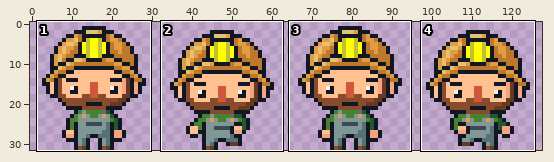
One commit to this sprite sheet: bin/juego/Sprites/character/walk-front.png. The first picture is a wide view before the edit; the outline marks the close-up.
Close-up. Before:
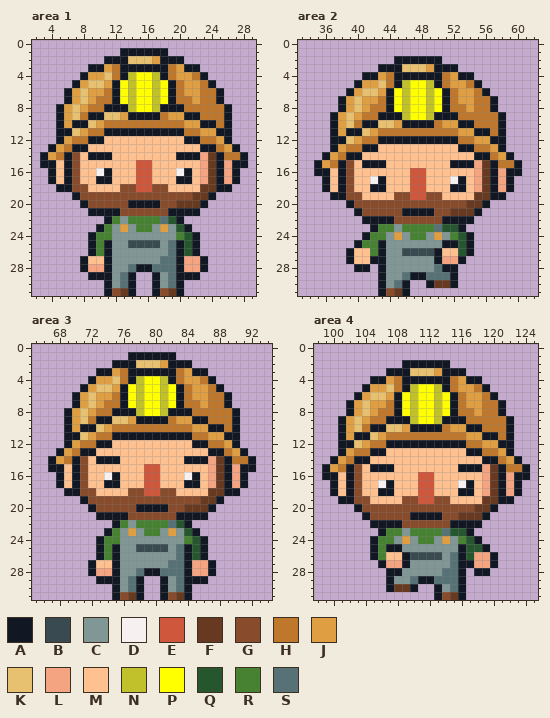
The file is 128x32 pixels. Shown: area 1: x 2..29, y 0..31; area 2: x 33..62, y 0..31; area 3: x 65..94, y 0..31; area 4: x 98..125, y 0..31.
Palette (. is transparent): A #121724  B #394a50  C #819796  D #f6f0f0  E #cf573c  F #663920  G #884b2b  H #be772b  J #de9e41  K #e8c170  L #f4a481  M #ffc190  N #c1c12b  P #ffff00  Q #25562e  R #468232  S #577277
The result:
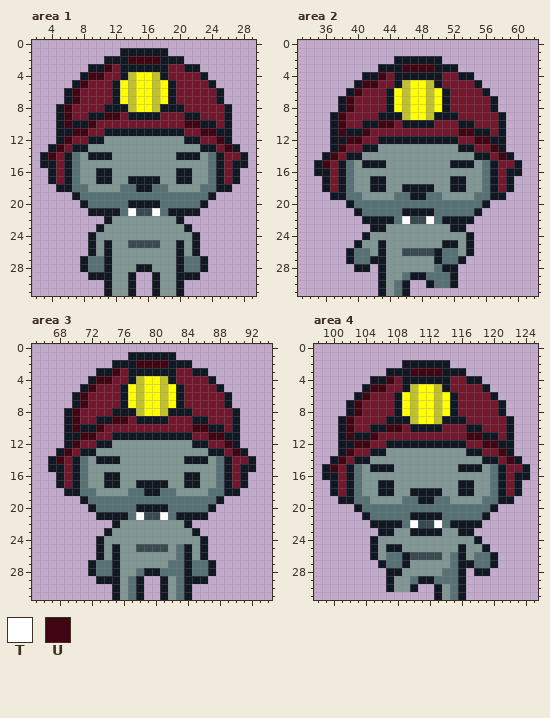
Colours new in this view: T #ffffff  U #410614
Difference:
colour H: #be772b -> #73172d
Changed rows in their new state; - is a pixel that keeps its letter.
Area 1:
first column x 4:
 2 ----------UUUU---------
 3 -------U--------H------
 4 -----UUH--------HH-----
 5 ----UHHH---------HH----
 6 ---UHHH----------HH----
 7 ---UHH------------H----
 8 --UHH------------------
 9 --UH---UUH-----HH------
10 --U--UH----------UU----
11 ---UU--------------UU--
12 --U----CCCCCCCCCC----U-
13 -U---CCCCCCCCCCCCCC---U
14 U--SC---CCCCCCCC---CS--
15 -H-SCCCCCCCCCCCCCCCCS-H
16 -H-SCCA-CCCCCCCCA-CCS-H
17 -H-SCC--CCAAAACC--CCS-H
18 ---SSCCCCSSAASSCCCCSS--
19 ----SSSSSSSSSSSSSSSS---
20 -----SSSSS----SSSSS----
21 ---------STBBTS--------
22 --------C-CCCCCC-------
23 -------C-C-CC-C-C------
24 ------CC--------CC-----
25 ------C--------C-C-----
26 ------C--------C-C-----
27 -----SS-------CC-SS----
28 -----SS---C--CCC-SS----
29 ---------C-----C-------
30 ---------C-----C-------
31 --------CC----CC-------
Area 2:
first column x 36:
 3 ----------UUUU---------
 4 -------U--------H------
 5 -----UUH--------HH-----
 6 ----UHHH---------HH----
 7 ---UHHH----------HH----
 8 ---UHH------------H----
 9 --UHH------------------
10 --UH---UUH-----HH------
11 --U--UH----------UU----
12 ---UU--------------UU--
13 --U----CCCCCCCCCC----U-
14 -U---CCCCCCCCCCCCCC---U
15 U--SC---CCCCCCCC---CS--
16 -H-SCCCCCCCCCCCCCCCCS-H
17 -H-SCCA-CCCCCCCCA-CCS-H
18 -H-SCC--CCAAAACC--CCS-H
19 ---SSCCCCSSAASSCCCCSS--
20 ----SSSSSSSSSSSSSSSS---
21 -----SSSSS----SSSSS----
22 ---------STBBTS--------
23 -------AC-CCCCCCA------
24 ------CC-C-CC-C-CC-----
25 -----CC----------C-----
26 ----SSC--------SSC-----
27 ----SS---------SS------
30 --------------SS-------
31 --------CS-------------
Area 3:
first column x 68:
 2 ----------UUUU---------
 3 -------U--------H------
 4 -----UUH--------HH-----
 5 ----UHHH---------HH----
 6 ---UHHH----------HH----
 7 ---UHH------------H----
 8 --UHH------------------
 9 --UH---UUH-----HH------
10 --U--UH----------UU----
11 ---UU--------------UU--
12 --U----CCCCCCCCCC----U-
13 -U---CCCCCCCCCCCCCC---U
14 U--SC---CCCCCCCC---CS--
15 -H-SCCCCCCCCCCCCCCCCS-H
16 -H-SCCA-CCCCCCCCA-CCS-H
17 -H-SCC--CCAAAACC--CCS-H
18 ---SSCCCCSSAASSCCCCSS--
19 ----SSSSSSSSSSSSSSSS---
20 -----SSSSS----SSSSS----
21 ---------STBBTS--------
22 --------C-CCCCCC-------
23 -------C-C-CC-C-C------
24 ------CC--------CC-----
25 ------C----------C-----
26 ------C----------C-----
27 -----SS----------SS----
28 -----SS----------SS----
31 --------CS----CS-------
Area 4:
first column x 100:
 3 ----------UUUU---------
 4 -------U--------H------
 5 -----UUH--------HH-----
 6 ----UHHH---------HH----
 7 ---UHHH----------HH----
 8 ---UHH------------H----
 9 --UHH------------------
10 --UH---UUH-----HH------
11 --U--UH----------UU----
12 ---UU--------------UU--
13 --U----CCCCCCCCCC----U-
14 -U---CCCCCCCCCCCCCC---U
15 U--SC---CCCCCCCC---CS--
16 -H-SCCCCCCCCCCCCCCCCS-H
17 -H-SCCA-CCCCCCCCA-CCS-H
18 -H-SCC--CCAAAACC--CCS-H
19 ---SSCCCCSSAASSCCCCSS--
20 ----SSSSSSSSSSSSSSSS---
21 -----SSSSS----SSSSS----
22 ---------STBBTS--------
23 -------AC-AAAACCA------
24 ------CC-C-CC-C-CC-----
25 ------C----------CC----
26 ------CSS--------CSS---
27 -------SS---------SS---
30 --------CC-------------
31 --------------CS-------
Pixel boxes of the changes (left, top, right, bottom) in both close-ups:
changed: (48, 56, 240, 296)
changed: (322, 64, 514, 296)
changed: (56, 360, 248, 600)
changed: (330, 368, 522, 600)
